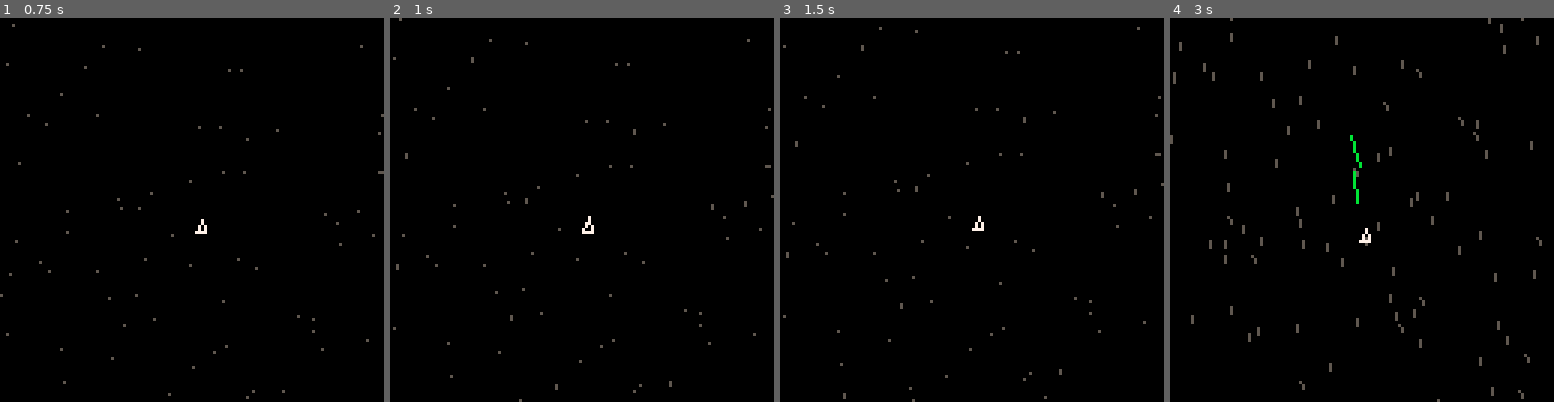
Above: before the commit, frames 1-4 (left to right).
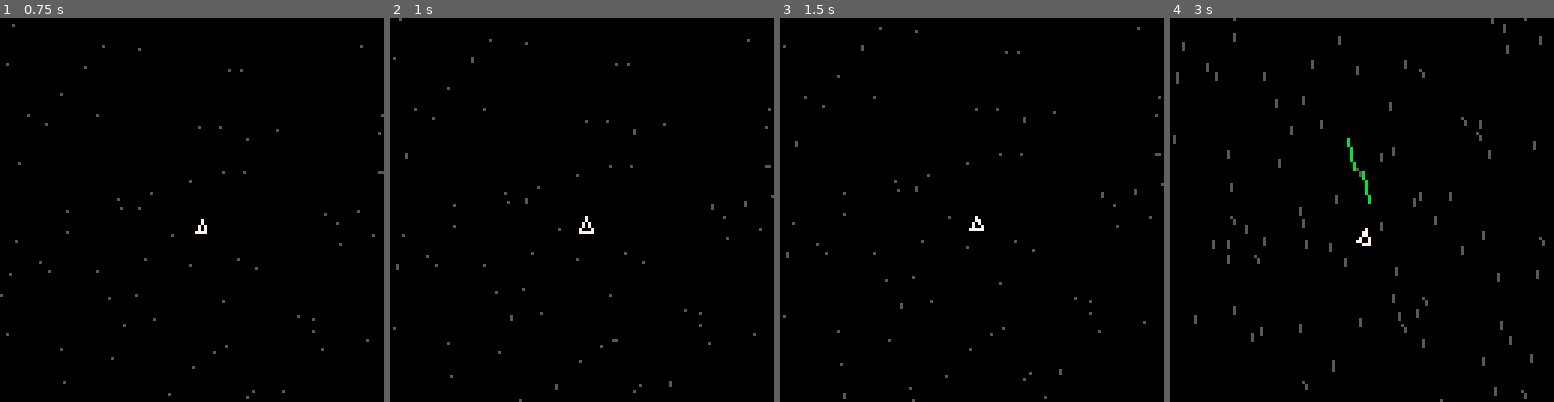
Above: after the commit, the same moments.

Repository: T0astBread/pico8-game-in-space
Game: PICO-8 cartridge picospace.p8
Same seed, same stepped clock (60 frames per second), same inputs: the game is played once before the commit and once after it.
Inputs:
- Up to frame 1 (0.75 s): tap O (Z key) at 0.7 s
- Up to frame 2 (1 s): no input
- Up to frame 3 (1.5 s): no input
- Up to frame 4 (3 s): hold Right 1.6-2.1 s; tap O (Z key) every 0.4 s from 1.7 to 2.9 s; hold Up 2.15-2.42 s; hold Right from 2.47 s (still down)

Frame 1 is identical in both runs. In frame 2, less than 0.1% of the frame differs, in the area x 49-60%, y 51-85%; in frame 3, less than 0.1%; in frame 4, 3.2%, in the area x 0-98%, y 0-100%.

Commit message:
Implement shot scatter

Diff:
--- a/picospace.p8
+++ b/picospace.p8
@@ -82,7 +82,7 @@
 pl_stasis=nil
 
 pl_bullets={}
-pl_shoot_left=true
+pl_shooting_side=1
 
 function pl_update()
 	-- steering & stasis
@@ -134,22 +134,23 @@
 
 	-- shoot
 	if btn(4) and flr(time()*20)%2==0 then
-		local rot_vel=v2_rot(pl_rot)
-		local offset=1.5
-		if(pl_shoot_left) offset*=-1
-		pl_shoot_left=not pl_shoot_left
+		local offset=1.5*pl_shooting_side
+		pl_shooting_side*=-1
 		local offset_vec=
 			v2_add(
 				v2_mul(
 					v2_rot(pl_rot+.25),
 					1.8*offset),
-				v2_mul(rot_vel,14))
+				v2_mul(v2_rot(pl_rot),14))
+		local shooting_dir=v2_rot(
+			pl_rot+
+			(rnd(.04)-.02)*pl_shooting_side)
 		add(pl_bullets,{
 			pos=v2_add(
 				pl_pos,
 				offset_vec),
 			vel=v2_mul(
-				rot_vel,
+				shooting_dir,
 				min(
 					-2.5*v2_mag(pl_lin_vel),
 					-10)),
@@ -157,7 +158,7 @@
 		})
 		pl_lin_vel=v2_add(
 			pl_lin_vel,
-			v2_mul(rot_vel,.3))
+			v2_mul(shooting_dir,.3))
 		camshake(2,4)
 		sfx(0)
 	end
